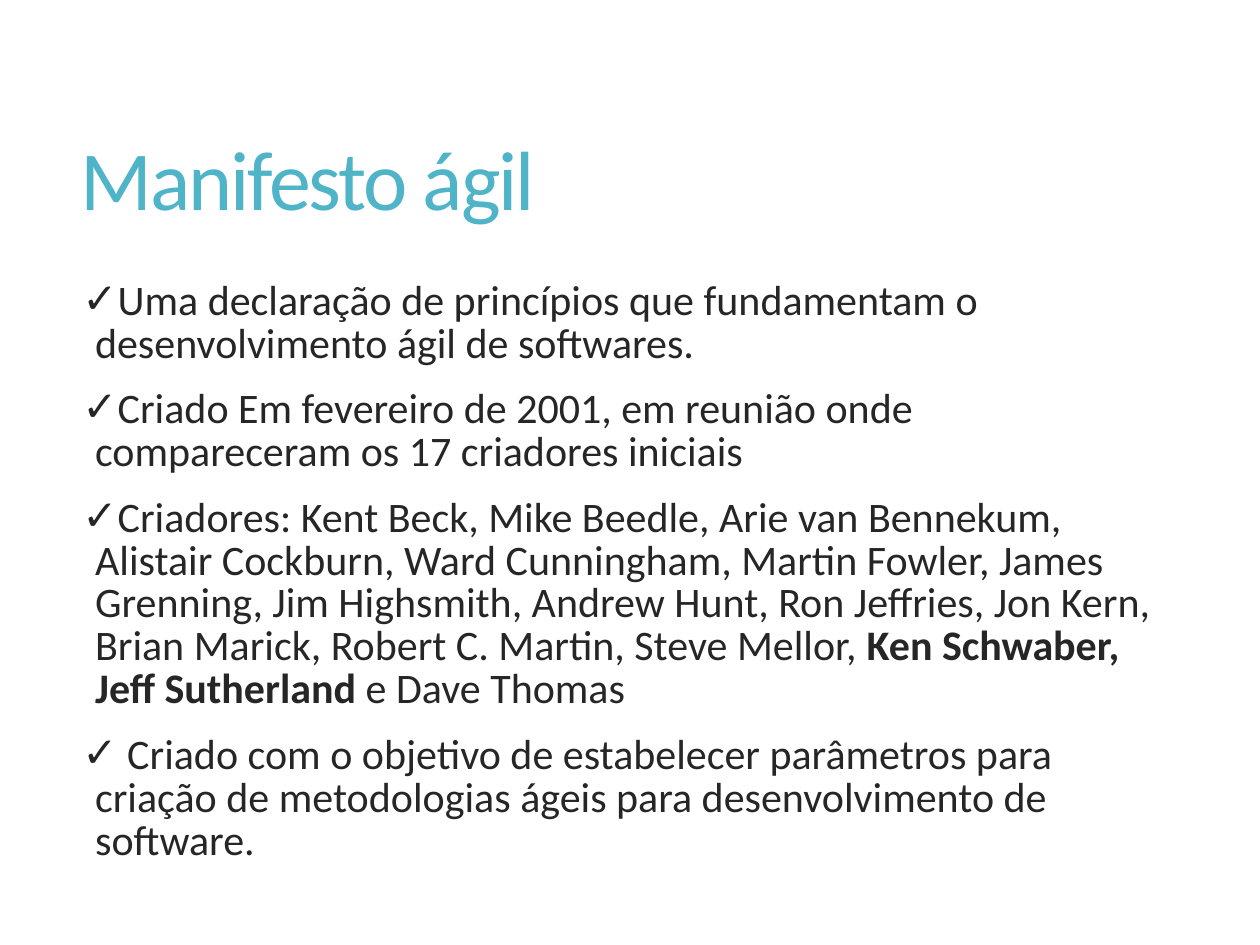
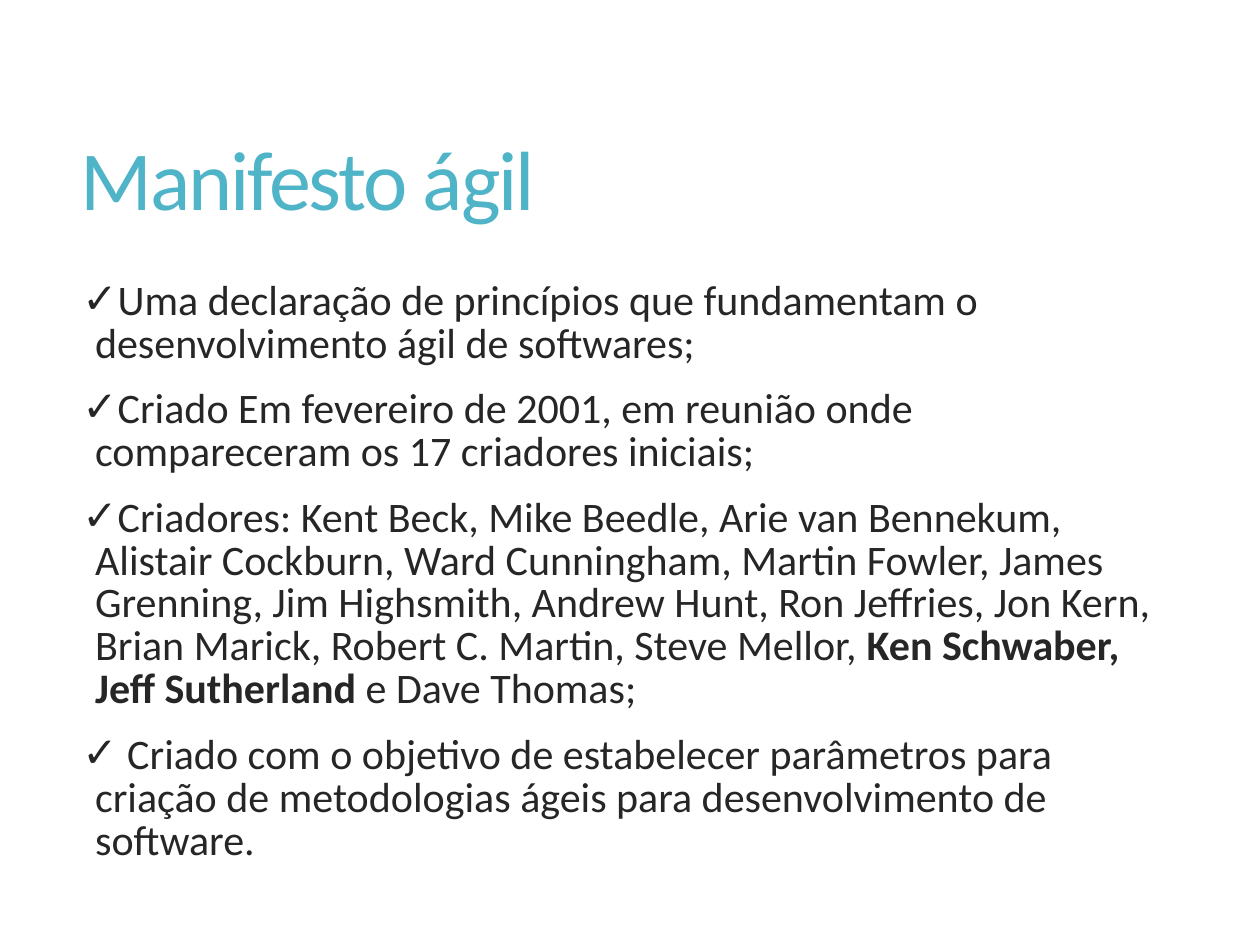
Before and after one commit to Elton-Garbin/TCC-2016, a slide deck: slide 9 of StartIdea/StartIdea.Docs/Apresentacao.pptx (slide 10 before the commit). Drawn at 1260x945 pixels with LibreOffice and Linux fonts; fonts in the diff are those of the drawing. Boxes give left, top, right and bottom in pixels: in the first picture for what was removed or moved away, otherwise in the second. Text is boxed around its words. In the diff, an @@ line names an element or a change of style, - is before the commit and + after.

```diff
--- a/StartIdea/StartIdea.Docs/Apresentacao.pptx
+++ b/StartIdea/StartIdea.Docs/Apresentacao.pptx
@@ text at box(95, 286, 1150, 708): text changed @@
-✓ Uma declaração de princípios que fundamentam o desenvolvimento ágil de softwares.
-✓ Criado Em fevereiro de 2001, em reunião onde compareceram os 17 criadores iniciais
-✓ Criadores: Kent Beck, Mike Beedle, Arie van Bennekum, Alistair Cockburn, Ward Cunningham, Martin Fowler, James Grenning, Jim Highsmith, Andrew Hunt, Ron Jeffries, Jon Kern, Brian Marick, Robert C. Martin, Steve Mellor, Ken Schwaber, Jeff Sutherland e Dave Thomas
+✓ Uma declaração de princípios que fundamentam o desenvolvimento ágil de softwares;
+✓ Criado Em fevereiro de 2001, em reunião onde compareceram os 17 criadores iniciais;
+✓ Criadores: Kent Beck, Mike Beedle, Arie van Bennekum, Alistair Cockburn, Ward Cunningham, Martin Fowler, James Grenning, Jim Highsmith, Andrew Hunt, Ron Jeffries, Jon Kern, Brian Marick, Robert C. Martin, Steve Mellor, Ken Schwaber, Jeff Sutherland e Dave Thomas;
```
Also in this commit, not shown: 10 other slides changed, 2 slides added, 1 slide removed.
